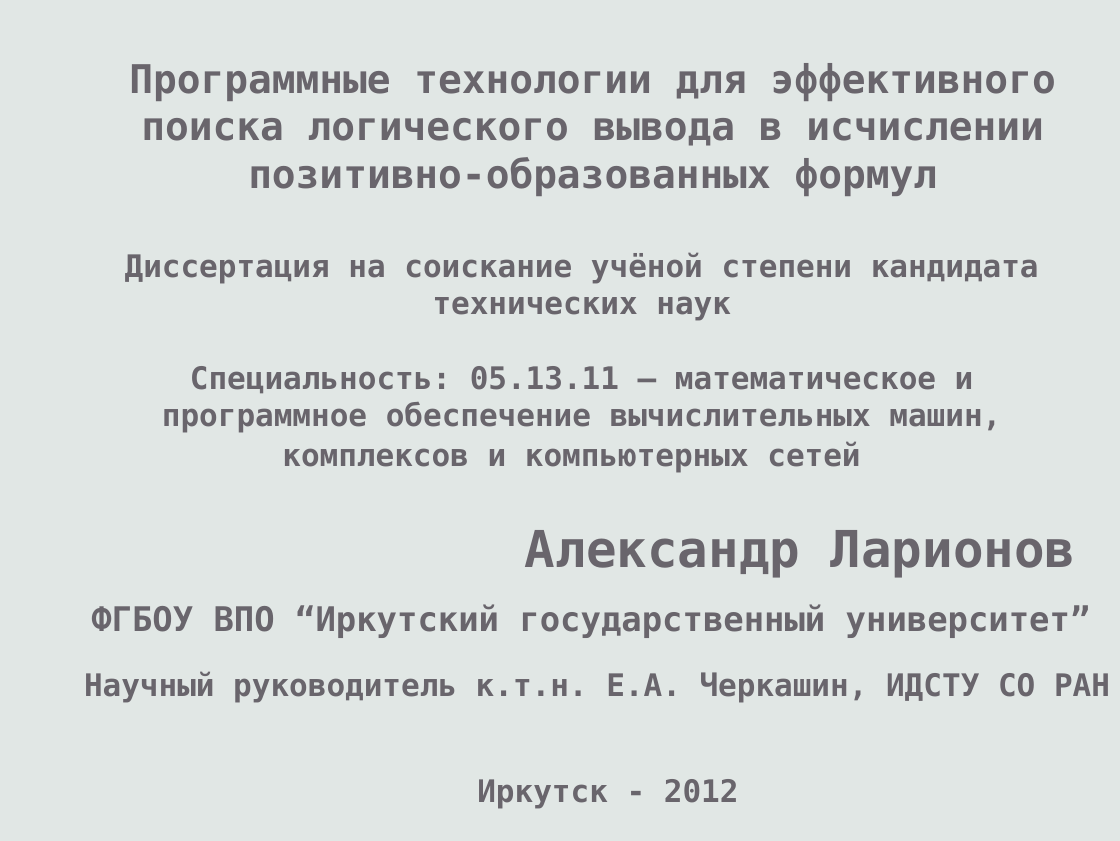
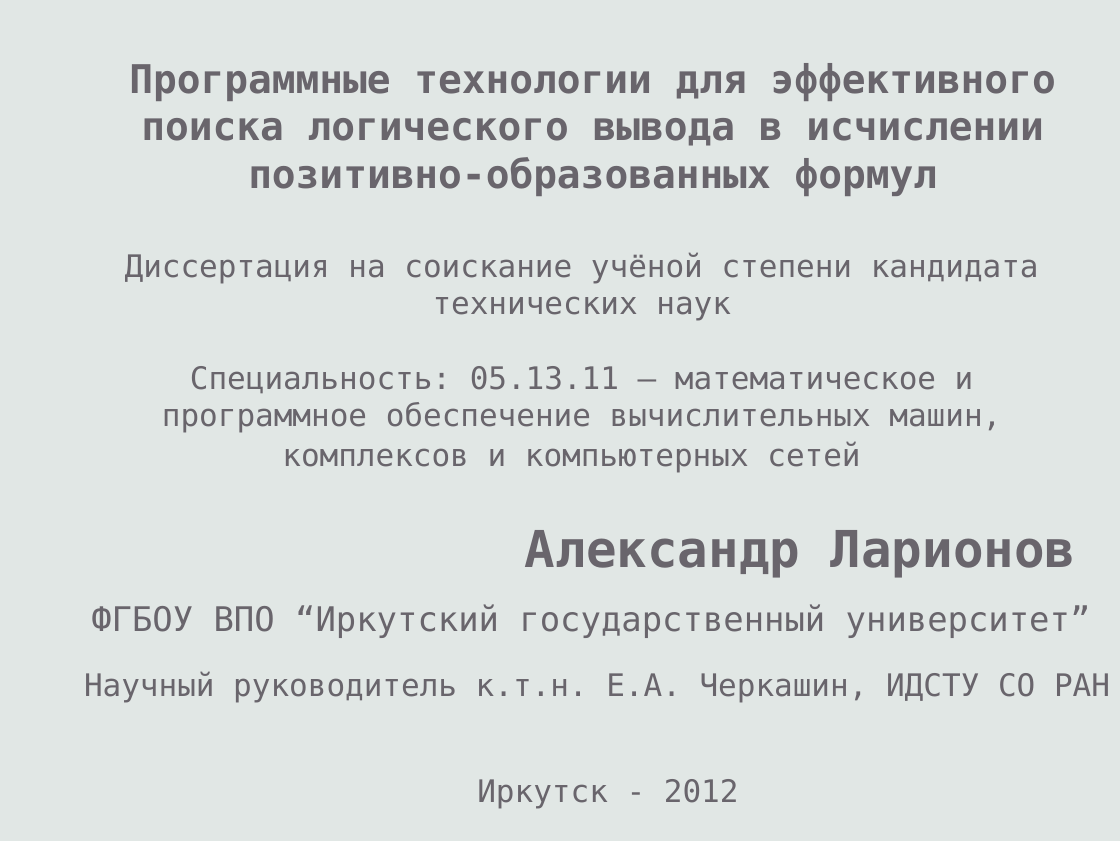
Before and after one commit to eugeneai/prisnif, a slide deck: slide 1 of brick/pres/pacman.odp. Drawn at 1120x841 pixels with LibreOffice and Linux fonts; fonts in the diff are those of the drawing. Boxes give left, top, right and bottom in pixels: in the first picture for what was removed or moved away, otherwise in the second. Text is boxed around its words. In the diff, an @@ line names an element or a change of style, - is before the commit and + after.

```diff
--- a/brick/pres/pacman.odp
+++ b/brick/pres/pacman.odp
@@ bold off in 4 elements at [91,604,1091,638], [125,252,1039,473], [477,779,739,809], [84,671,1110,703] @@
```
Also in this commit, not shown: 19 slides added, 2 other files.
